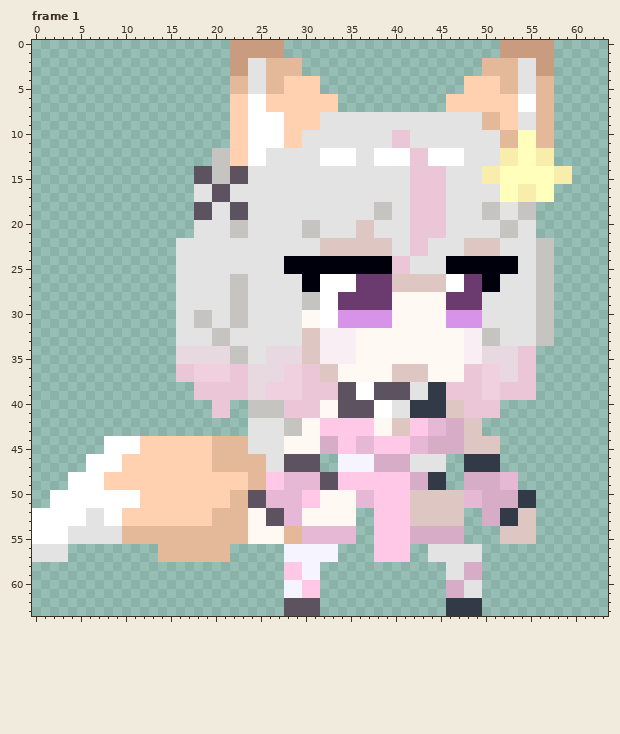
File history of a animated GIF sprite, Characters/Anny/Textures/anny_idle.gif. Above: the version before the commit.
The file is 64x64 pixels, 4 frames. Colours within 5 levels of each other are drawn and written as one. Shown: frame 1. The commit also changed other frames, which this record leaves out.
The same view after the edit:
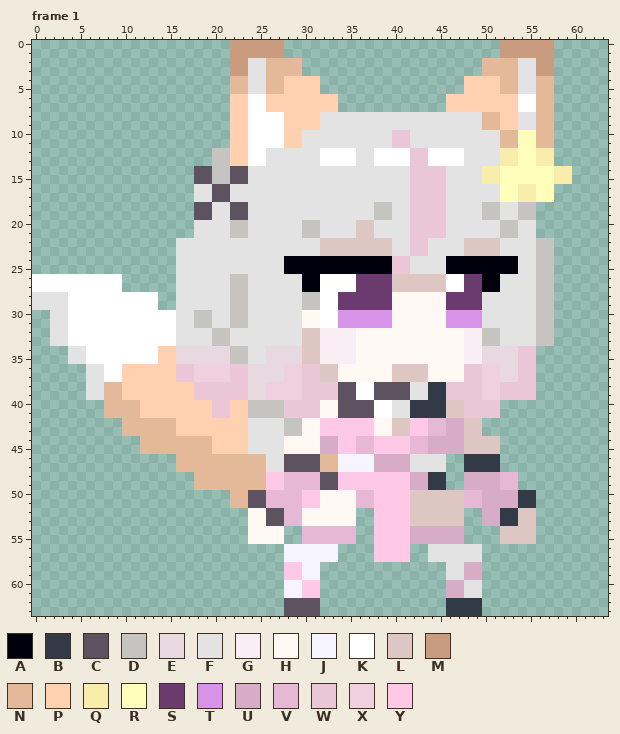
Palette (. is transparent): A #00000d  B #333a47  C #5d525f  D #c6c4c1  E #e8d9e0  F #e3e3e3  G #f9eef4  H #fff8f3  J #f6f5ff  K #ffffff  L #dec6c2  M #ca9c7f  N #e3b99a  P #ffd1b1  Q #f9edab  R #ffffbb  S #6b3a6f  T #d793e8  U #d7acc7  V #e7b8d5  W #ebc6d6  X #f0d0de  Y #ffc8e7
Changes in this commit:
{"where": "frame 1"}
{"frame":1,"y":26,"x":0,"old":"..........","new":"KKKKKKKKKK"}
{"frame":1,"y":27,"x":0,"old":"..........","new":"KKKKKKKKKK"}
{"frame":1,"y":28,"x":0,"old":"..............","new":"FFFFKKKKKKKKKK"}
{"frame":1,"y":29,"x":0,"old":"..............","new":"FFFFKKKKKKKKKK"}
{"frame":1,"y":30,"x":2,"old":"..............","new":"FFKKKKKKKKKKKK"}
{"frame":1,"y":31,"x":2,"old":"..............","new":"FFKKKKKKKKKKKK"}
{"frame":1,"y":32,"x":2,"old":"..............","new":"FFKKKKKKKKKKKK"}
{"frame":1,"y":33,"x":2,"old":"..............","new":"FFKKKKKKKKKKKK"}
{"frame":1,"y":34,"x":4,"old":"............","new":"FFKKKKKKKKPP"}
{"frame":1,"y":35,"x":4,"old":"............","new":"FFKKKKKKKKPP"}
{"frame":1,"y":36,"x":6,"old":"..........","new":"FFKKPPPPPP"}
{"frame":1,"y":37,"x":6,"old":"..........","new":"FFKKPPPPPP"}
{"frame":1,"y":38,"x":6,"old":"............","new":"FFNNPPPPPPPP"}
{"frame":1,"y":39,"x":6,"old":"............","new":"FFNNPPPPPPPP"}
{"frame":1,"y":40,"x":8,"old":"............","new":"NNNNPPPPPPPP"}
{"frame":1,"y":40,"x":22,"old":"..","new":"PP"}
{"frame":1,"y":41,"x":8,"old":"............","new":"NNNNPPPPPPPP"}
{"frame":1,"y":41,"x":22,"old":"..","new":"PP"}
{"frame":1,"y":42,"x":10,"old":"..............","new":"NNNNNNPPPPPPPP"}
{"frame":1,"y":43,"x":10,"old":"..............","new":"NNNNNNPPPPPPPP"}
{"frame":1,"y":44,"x":8,"old":"KKKKPPPPPPPPNNNN","new":"....NNNNNNNNPPPP"}
{"frame":1,"y":45,"x":8,"old":"KKKKPPPPPPPPNNNN","new":"....NNNNNNNNPPPP"}
{"frame":1,"y":46,"x":6,"old":"KKKKPPPPPPPPPP","new":"..........NNNN"}
{"frame":1,"y":46,"x":32,"old":"..","new":"NN"}
{"frame":1,"y":47,"x":6,"old":"KKKKPPPPPPPPPP","new":"..........NNNN"}
{"frame":1,"y":47,"x":32,"old":"..","new":"NN"}
{"frame":1,"y":48,"x":4,"old":"KKKKPPPPPPPPPPPPPPPP","new":"..............NNNNNN"}
{"frame":1,"y":49,"x":4,"old":"KKKKPPPPPPPPPPPPPPPP","new":"..............NNNNNN"}
{"frame":1,"y":50,"x":2,"old":"KKKKKKKKKKPPPPPPPPPP","new":"...................."}
{"frame":1,"y":51,"x":2,"old":"KKKKKKKKKKPPPPPPPPPP","new":"...................."}
{"frame":1,"y":52,"x":0,"old":"KKKKKKFFKKPPPPPPPPPPNNNN","new":"........................"}
{"frame":1,"y":53,"x":0,"old":"KKKKKKFFKKPPPPPPPPPPNNNN","new":"........................"}
{"frame":1,"y":54,"x":0,"old":"KKKKFFFFFFNNNNNNNNNNNNNN","new":"........................"}
{"frame":1,"y":54,"x":28,"old":"NN","new":".."}
{"frame":1,"y":55,"x":0,"old":"KKKKFFFFFFNNNNNNNNNNNNNN","new":"........................"}
{"frame":1,"y":55,"x":28,"old":"NN","new":".."}
{"frame":1,"y":56,"x":0,"old":"FFFF","new":"...."}
{"frame":1,"y":56,"x":14,"old":"NNNNNNNN","new":"........"}
{"frame":1,"y":57,"x":0,"old":"FFFF","new":"...."}
{"frame":1,"y":57,"x":14,"old":"NNNNNNNN","new":"........"}
{"label":"changed","picture_box":[32,274,248,562]}
{"label":"added","picture_box":[320,454,338,472]}
{"label":"erased","picture_box":[284,526,302,544]}
